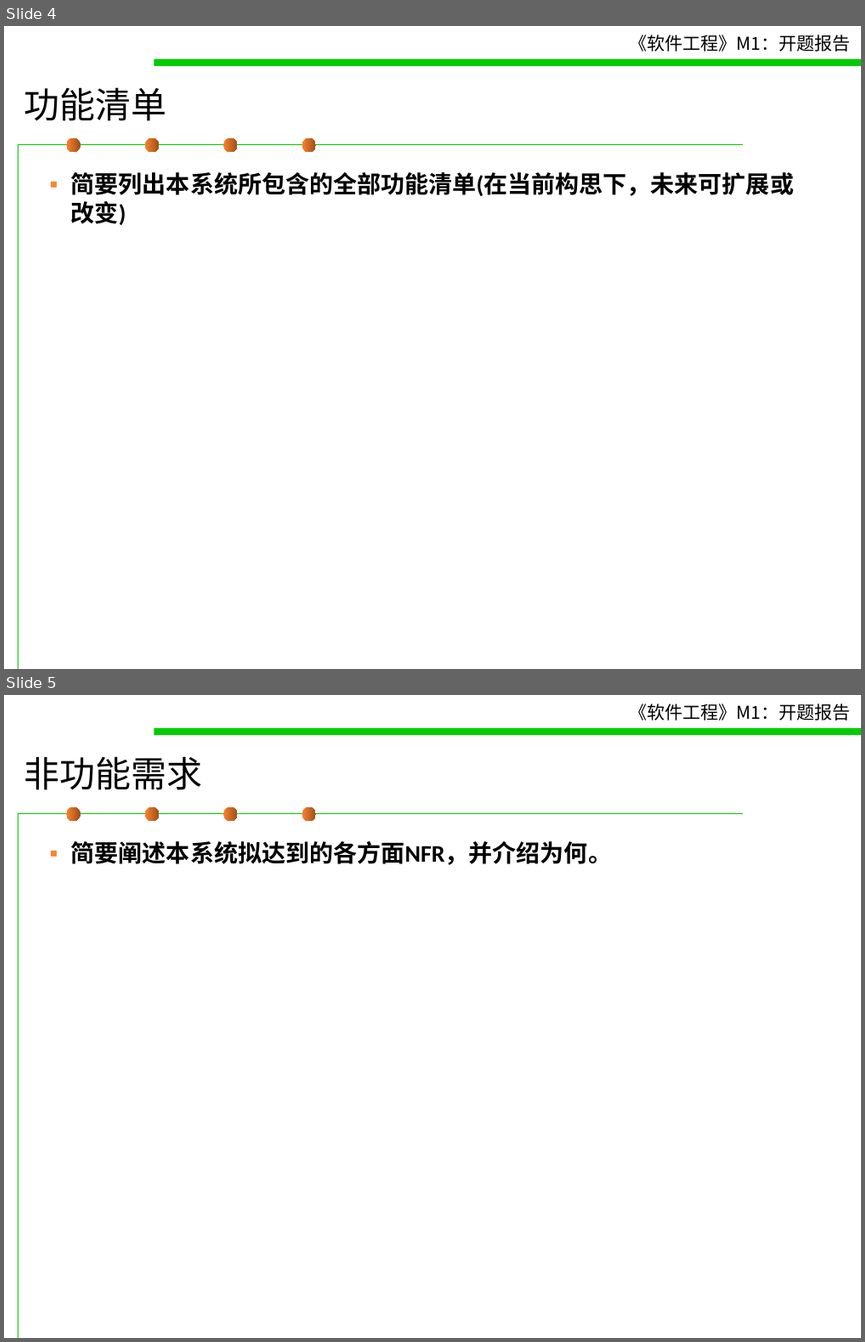
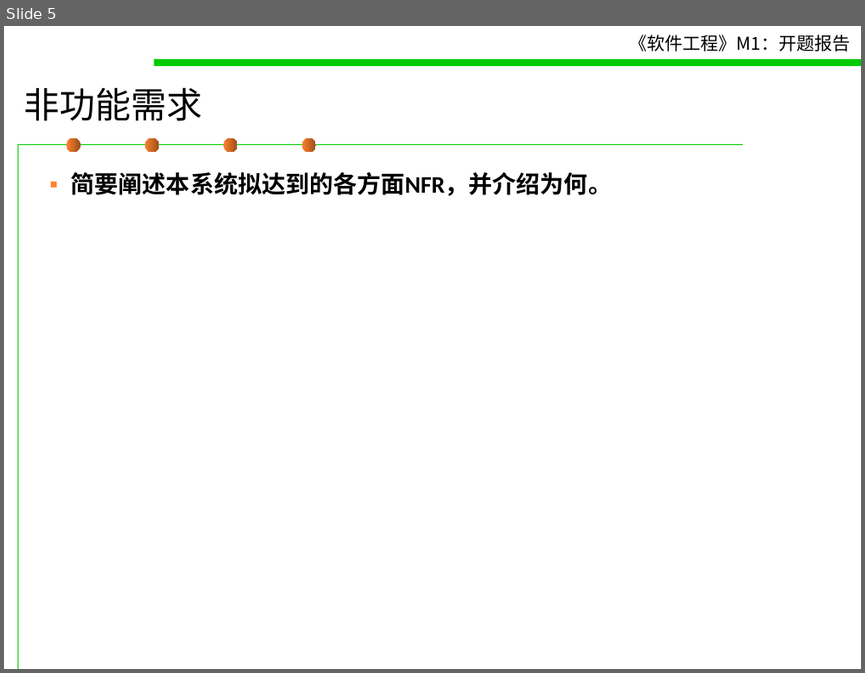
Before and after one commit to October-66/Traveler-Pal, a slide deck: doc/M1 - 开题报告.ppt. Shown one above the other, each under a label of ours: slides 4 and 5 before the commit, slide 5 after it. The pictures are 865x1342 and 865x673 pixels, drawn with LibreOffice and Linux fonts; fonts in the diff are those of the drawing. Boxes give left, top, right and bottom in pixels: in the first picture for what was removed or moved away, otherwise in the second. Text is boxed around its words. In the diff, an @@ line names an element or a change of style, - is before the commit and + after.

```diff
--- a/doc/M1 - 开题报告.ppt
+++ b/doc/M1 - 开题报告.ppt
@@ slide 4 removed at (x1=4, y1=26, x2=861, y2=669), background #FFFFFF; not listed: 7 template elements that a slide beside it also shows @@
@@ title removed at (x1=24, y1=87, x2=167, y2=121) @@
-功能清单
@@ text removed at (x1=71, y1=172, x2=794, y2=225) @@
-▪ 简要列出本系统所包含的全部功能清单(在当前构思下，未来可扩展或改变)
```
Also in this commit, not shown: 4 slides changed, 1 slide added.
